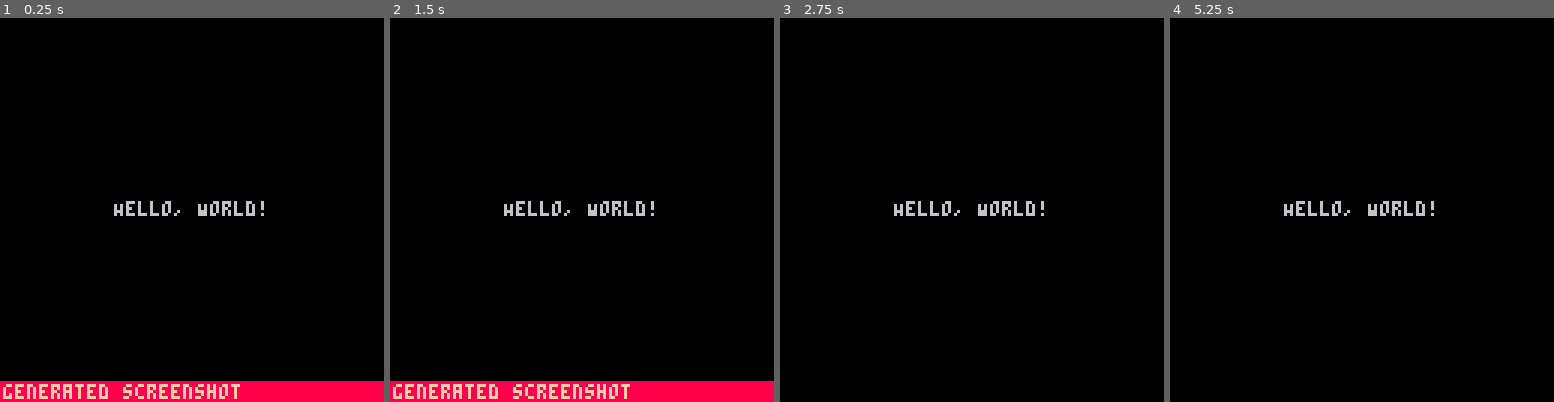
Above: before the commit, frames 1-4 (left to right).
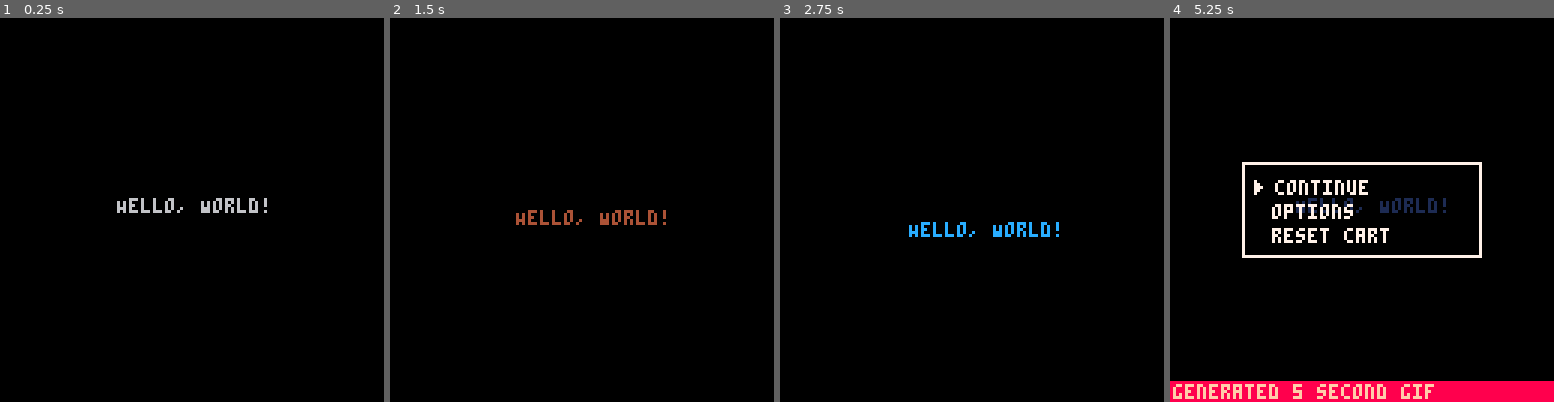
Above: after the commit, the same moments.

Repository: blairc/pico-8
Game: PICO-8 cartridge hello-world.p8
Same seed, same stepped clock (60 frames per second), same inputs: the game is played once before the commit and once after it.
Inputs:
- Up to frame 1 (0.25 s): no input
- Up to frame 2 (1.5 s): no input
- Up to frame 3 (2.75 s): no input
- Up to frame 4 (5.25 s): no input

The runs differ from the first frame. In frame 1, 6.5% of the frame differs, in the area x 0-100%, y 46-100%; in frame 2, 6.5%; in frame 3, 1.2%; in frame 4, 9.0%, in the area x 0-100%, y 37-100%.

Commit message:
randomly move text; save (final) screenshot + animated gif

Diff:
--- a/hello-world.p8
+++ b/hello-world.p8
@@ -4,20 +4,46 @@
 -- Hello, World
 -- by blair christensen.
 
+s = "Hello, World!"
+x = 64 - #s * 2
+y = 61
+draw_count = 0
+
 function _init()
-  has_screenshot = false
+  -- nothing (yet)
+end
+
+function _update()
+  -- nothing (yet)
 end
 
 function _draw()
+  x = move(x, 0, 127 - #s)
+  y = move(y, 0, 127)
   cls()
 
-  s = "Hello, World!"
-  x = 64 - #s * 2
-  y = 61
-  print(s, x, y)
+  print(s, x, y, rnd(16))
 
-  if not has_screenshot then
-    extcmd "screen" -- or F6
-    has_screenshot = true
+  if draw_count == 0 then
+    extcmd "rec" -- start video
   end
+  if draw_count == 150 then -- ~5 seconds
+    extcmd "screen"         -- save screenshot
+    extcmd "video"          -- save video
+    extcmd "pause"
+  end
+
+  draw_count += 1
 end
+
+function move(start, min, max)
+  d = flr(rnd(3)) - 1 -- -1, 0, or 1
+
+  if      start - d < min then
+    return min
+  elseif  start + d > max then
+    return max
+  end
+
+  return start + d
+end
